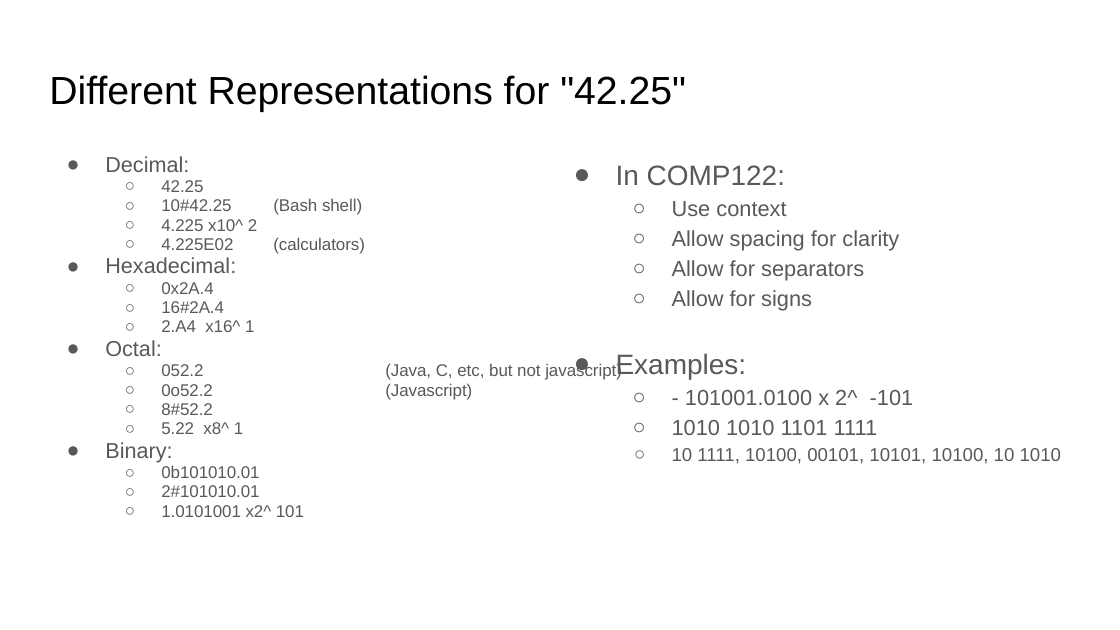
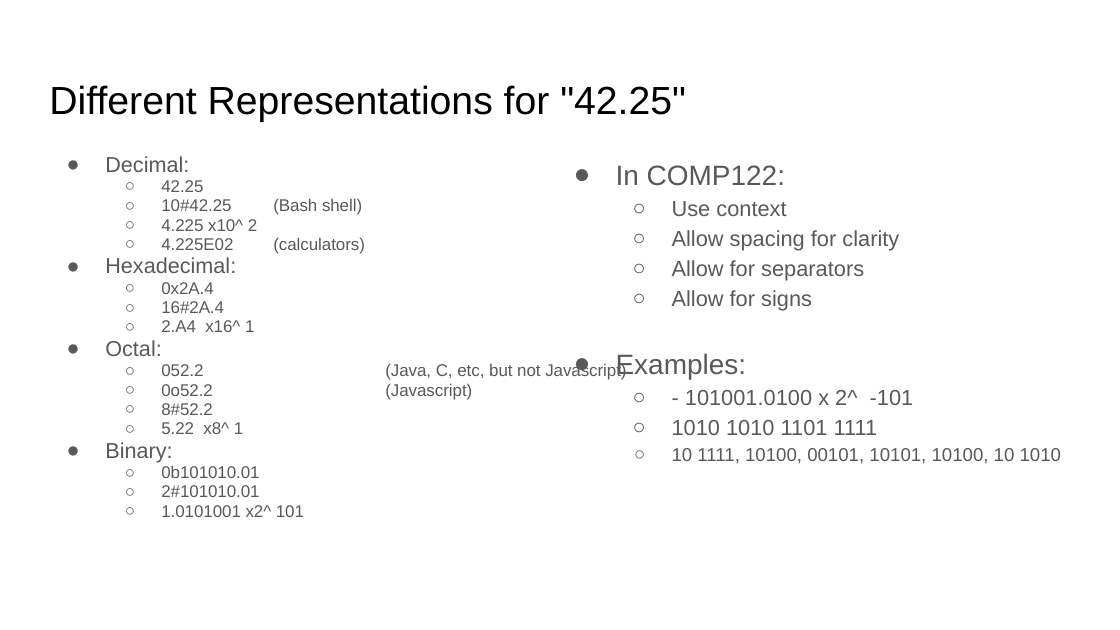
Before and after one commit to COMP122/comp122-s22, a slide deck: slide 2 of format_encodings/documents/Introduction to Numbering Systems.pptx. Drawn at 1120x630 pixels with LibreOffice and Linux fonts; fonts in the diff are those of the drawing. Boxes give left, top, right and bottom in pixels: in the first picture for what was removed or moved away, otherwise in the second. Text is boxed around its words. In the diff, an @@ line names an element or a change of style, - is before the commit and + after.

```diff
--- a/format_encodings/documents/Introduction to Numbering Systems.pptx
+++ b/format_encodings/documents/Introduction to Numbering Systems.pptx
@@ title "Different Representations for "42.25"": place and size @@
-title "Different Representations for "42.25"" at box(49, 75, 686, 112)
+title "Different Representations for "42.25"" at box(49, 85, 686, 122)
```
Also in this commit, not shown: 7 other slides changed, 2 other files.
